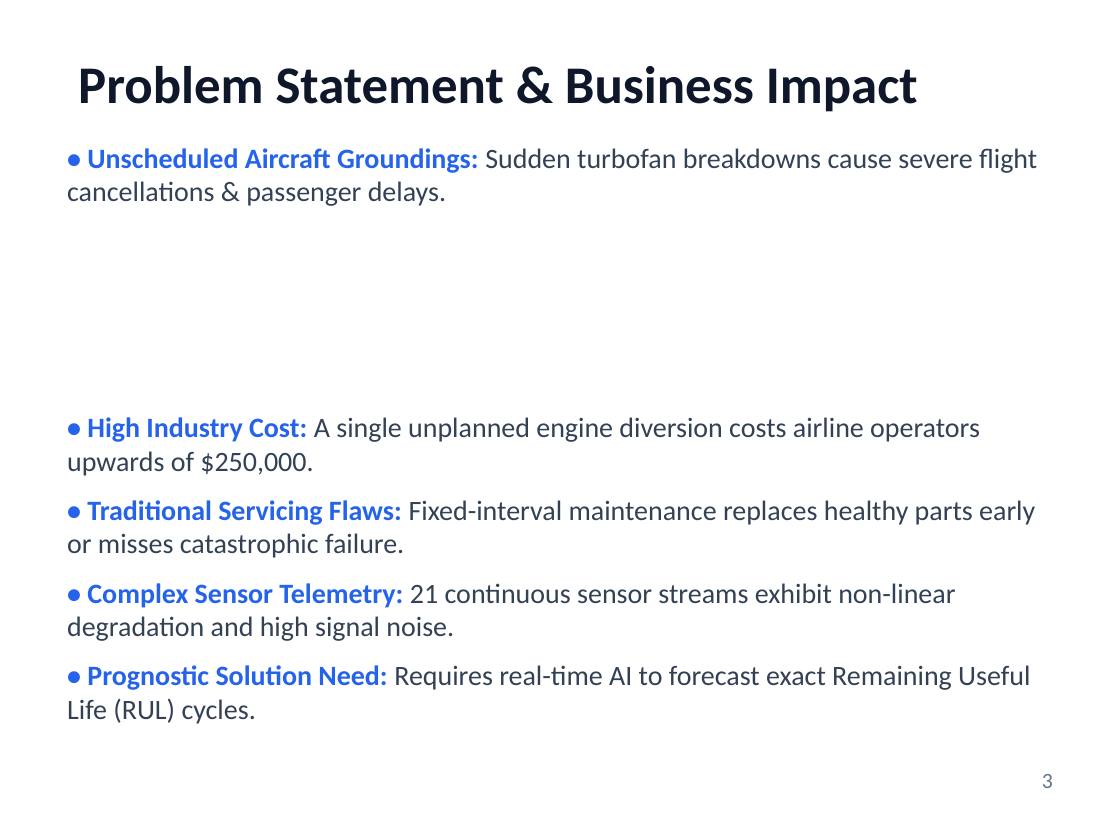
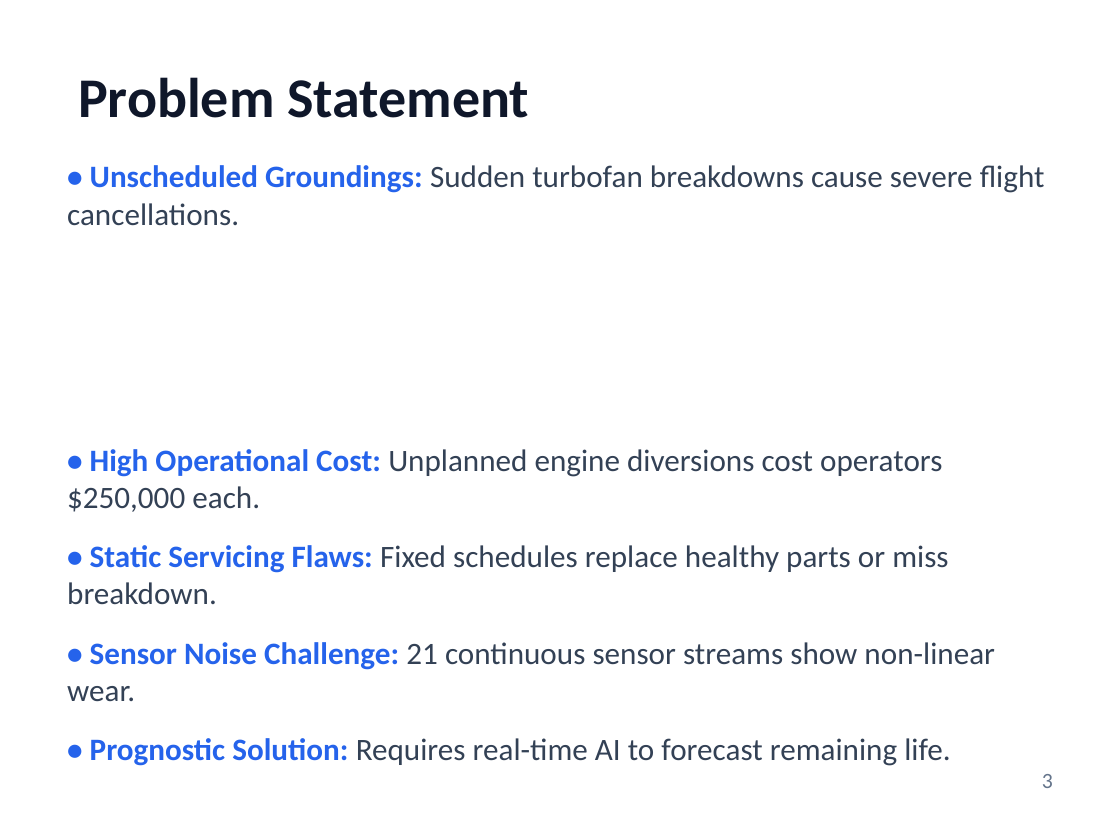
Before and after one commit to PiyushTiwari2051/Predictive-Master, a slide deck: slide 3 of Internship Presentation PPTs Template Final.pptx. Drawn at 1120x840 pixels with LibreOffice and Linux fonts; fonts in the diff are those of the drawing. Boxes give left, top, right and bottom in pixels: in the first picture for what was removed or moved away, otherwise in the second. Text is boxed around its words. In the diff, an @@ line names an element or a change of style, - is before the commit and + after.

```diff
--- a/Internship Presentation PPTs Template Final.pptx
+++ b/Internship Presentation PPTs Template Final.pptx
@@ text at (78, 77, 529, 118): text changed; size 34 to 36 pt @@
-Problem Statement & Business Impact
+Problem Statement
@@ text at (67, 165, 1045, 766): text changed; size 18 to 20 pt @@
-• Unscheduled Aircraft Groundings: Sudden turbofan breakdowns cause severe flight cancellations & passenger delays.
-• High Industry Cost: A single unplanned engine diversion costs airline operators upwards of $250,000.
-• Traditional Servicing Flaws: Fixed-interval maintenance replaces healthy parts early or misses catastrophic failure.
-• Complex Sensor Telemetry: 21 continuous sensor streams exhibit non-linear degradation and high signal noise.
-• Prognostic Solution Need: Requires real-time AI to forecast exact Remaining Useful Life (RUL) cycles.
+• Unscheduled Groundings: Sudden turbofan breakdowns cause severe flight cancellations.
+• High Operational Cost: Unplanned engine diversions cost operators $250,000 each.
+• Static Servicing Flaws: Fixed schedules replace healthy parts or miss breakdown.
+• Sensor Noise Challenge: 21 continuous sensor streams show non-linear wear.
+• Prognostic Solution: Requires real-time AI to forecast remaining life.
```
Also in this commit, not shown: 15 other slides changed, 1 other file.
